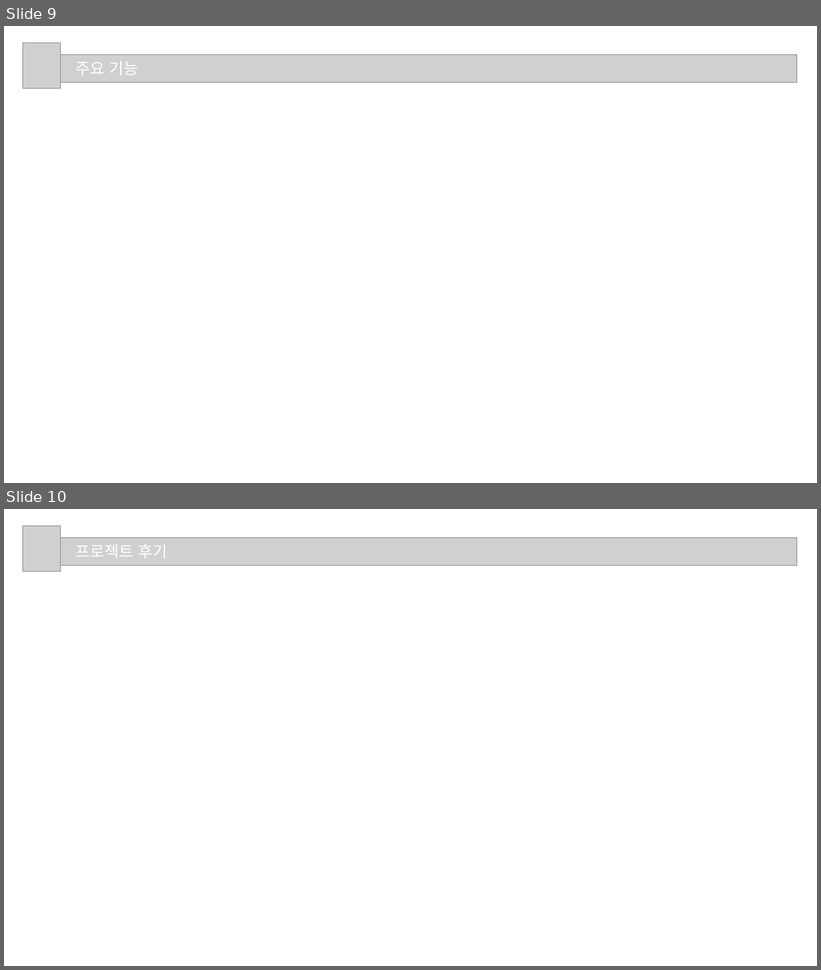
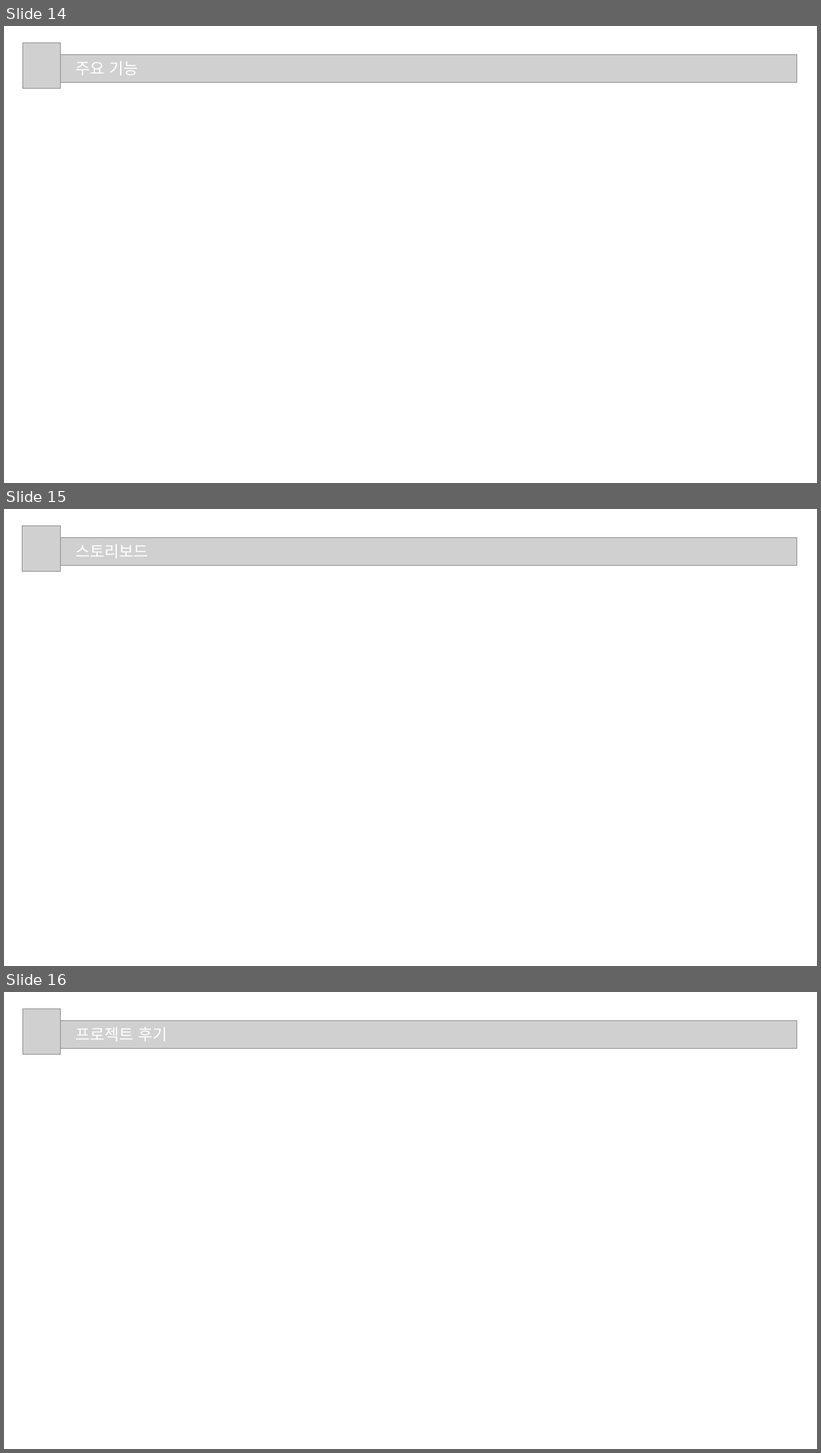
Before and after one commit to bhs0906/JavaFX_Oracle_Project, a slide deck: 3조_프로젝트2.pptx. Shown one above the other, each under a label of ours: slides 9 and 10 before the commit, slides 14, 15 and 16 after it. The pictures are 821x970 and 821x1453 pixels, drawn with LibreOffice and Linux fonts; fonts in the diff are those of the drawing; grey boxes stand for pictures. Boxes give left, top, right and bottom in pixels: in the first picture for what was removed or moved away, otherwise in the second. Text is boxed around its words. In the diff, an @@ line names an element or a change of style, - is before the commit and + after.

```diff
--- a/3조_프로젝트2.pptx
+++ b/3조_프로젝트2.pptx
@@ slide 15 added at [4,509,817,966], background #FFFFFF @@
@@ picture added at [22,525,61,572] @@
@@ picture added at [51,537,797,565] @@
@@ text added at [76,545,149,559], 28 pt, text #FFFFFF @@
+스토리보드
@@ what was slide 9 is now slide 14 @@
@@ what was slide 10 is now slide 16 @@
```
Also in this commit, not shown: 5 slides changed, 5 other slides added.
